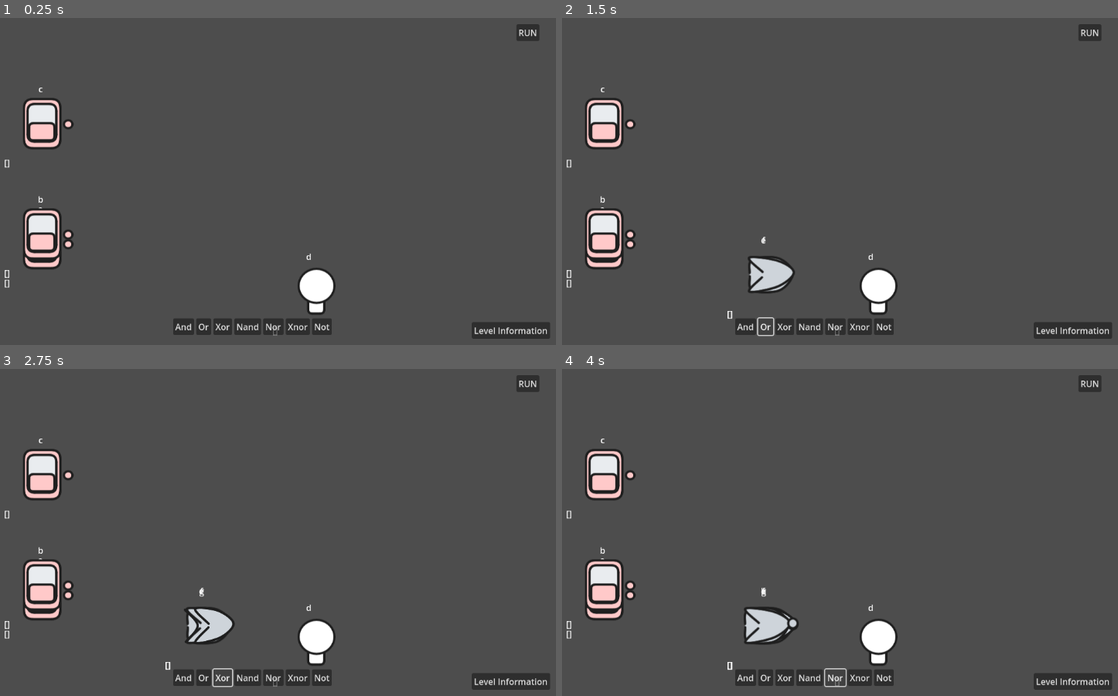
Above: before the commit, frames 1-4 (two rows, left to right).
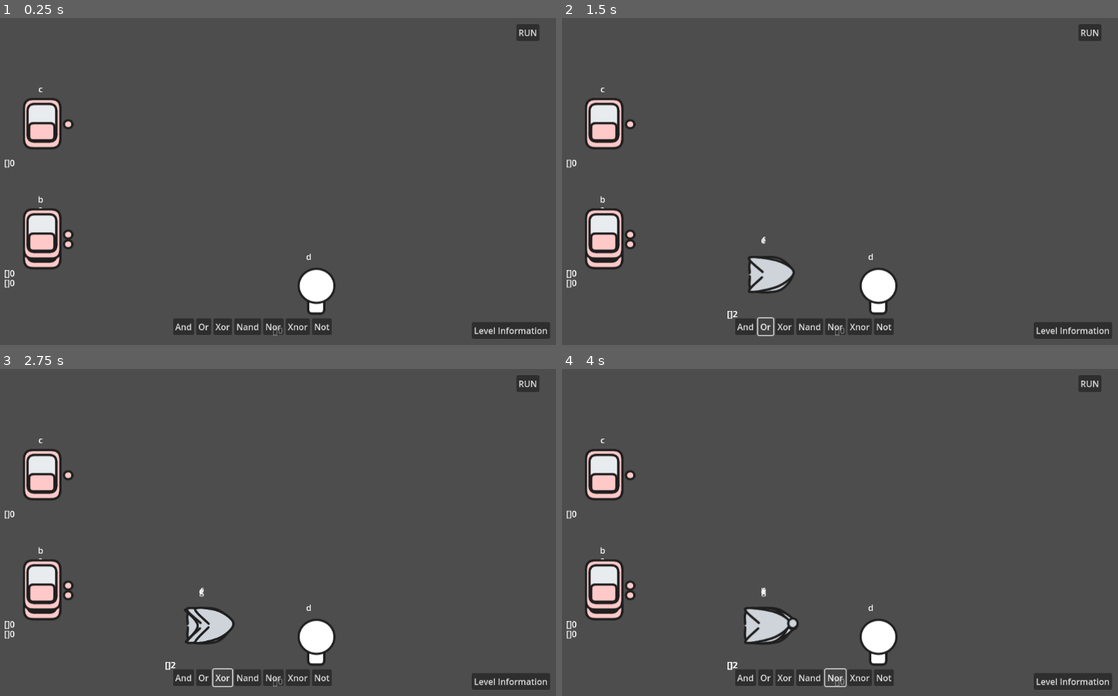
Above: after the commit, the same moments.

Repository: sininen-blue/logic-gate-tesseract
Game: Godot game, scene res://simulation/simulation.tscn
The game is run twice, just before and just after one commit, with the same random seed, the same clock (stepped at 60 frames per second) and the same inputs. This scene is started directly instead of the project's main scene.
Inputs:
- Up to frame 1 (0.25 s): no input
- Up to frame 2 (1.5 s): click "And" at 0.5 s; click "Or" at 1.25 s
- Up to frame 3 (2.75 s): click "Xor" at 2 s
- Up to frame 4 (4 s): click "Nand" at 2.75 s; click "Nor" at 3.5 s

The runs differ from the first frame. In frame 1, less than 0.1% of the frame differs, in the area x 1-51%, y 43-97%; in frame 2, less than 0.1%; in frame 3, less than 0.1%; in frame 4, less than 0.1%.

Commit message:
connection limits in place

Diff:
--- a/simulation/gate.gd
+++ b/simulation/gate.gd
@@ -7,6 +7,8 @@
 		value = new_value
 		handle_textures(gate_type)
 var connections : Array[Connection]
+var input_connections : Array[Connection]
+var input_max : int = 2
 var gate_name : String
 
 @onready var start_label: Label = $StartLabel
@@ -16,30 +18,54 @@
 @onready var output_area: Area2D = $OutputArea
 
 func _ready() -> void:
-	value = 2
 	if self.gate_type == 'start' or self.gate_type == 'end':
 		value = 0
+	else:
+		value = 2
+
+	if self.gate_type == "not" or self.gate_type == "end":
+		input_max = 1
 
 	start_label.text = gate_name
 
 func _process(_delta: float) -> void:
-	handle_value() ## TODO: probably signal this shit since setget doesn't work
-	$TestingLabel.text = str(connections)
+	$TestingLabel.text = str(input_connections, value)
+
+func is_input(connection : Connection) -> bool:
+	return connection.input == self
 
 func handle_value() -> void:
-	## NOTE: handle the one inputs here (not and end)
-
-	if len(connections) < 2:
+	input_connections = connections.filter(is_input)
+	if self.gate_type == "start" or self.gate_type == "end":
 		return
 
-	var input_one : int = connections[0].output.value
-	var input_two : int = connections[1].output.value
-	match gate_type:
-		"and":
-			self.value = input_one and input_two
-		"or":
-			self.value = input_one or input_two
-			## TODO: do the rest
+	if len(input_connections) < input_max:
+		self.value = 2
+		return
+
+	var input_one : int = input_connections[0].output.value
+	if input_max == 1:
+		match gate_type:
+			"not":
+				self.value = !value
+			"end":
+				self.value = value
+	if input_max == 2:
+		var input_two : int = input_connections[1].output.value
+		match gate_type:
+			"and":
+				self.value = input_one and input_two
+			"or":
+				self.value = input_one or input_two
+			"xor":
+				self.value = input_one ^ input_two
+			"nand":
+				self.value = !(input_one and input_two)
+			"nor":
+				self.value = !(input_one or input_two)
+			"xnor":
+				self.value = !(input_one ^ input_two)
+
 
 func handle_textures(type : String) -> void:
 	if value == 0: # false
--- a/simulation/simulation-manager.gd
+++ b/simulation/simulation-manager.gd
@@ -9,6 +9,7 @@
 var state : int = IDLE
 
 var all_gates : Array[Gate]
+var active_gates : Array[Gate]
 
 @export var GATE_SCENE : PackedScene
 @export var LEVEL : JSON
@@ -34,37 +35,48 @@
 
 	for gate in all_gates:
 		if gate not in children:
-			children.erase(gate)
-
-	## BUG: tokens should be removed if gate is deleted
-
-	## NOTE: so this system will collect all the connections from a gate
-	## that has the right amount of connections
-	## like an and gate that has two connections
-	## then it'll generate connection[0].output self.gate_name connection[1].output
-	## will need TODO: value generation for each gate
-
-	## BUG: isn't run when connections are made
-	var tokens : Array[Connection]
+			all_gates.erase(gate)
+			active_gates.erase(gate)
+
 	for gate in all_gates:
-		if (is_instance_valid(gate) and
-			gate.gate_type != "start" and
-			gate.value != 2 and
-			gate.connections.is_empty() != true):
-
-			## BUG: doesn't work with outputs/ other 1 input gates
-			## a sentence shoudl have the main gate, it's connections
-			## so basically a sentence is a gates lmao
-			print(gate.connections[0].output.gate_name,
-			gate.gate_type, ## THIS WORKS, now to put it in a datatype
-			gate.connections[1].output.gate_name)
-
-			for connection in gate.connections:
-				if connection not in tokens:
-					tokens.append(connection)
-
-	print(tokens, "\n")
-
+		if len(gate.input_connections) == gate.input_max and gate not in active_gates:
+			active_gates.append(gate)
+		if len(gate.input_connections) < gate.input_max and gate in active_gates:
+			active_gates.erase(gate)
+
+	#print(active_gates)
+	### BUG: tokens should be removed if gate is deleted
+	#
+	### NOTE: so this system will collect all the connections from a gate
+	### that has the right amount of connections
+	### like an and gate that has two connections
+	### then it'll generate connection[0].output self.gate_name connection[1].output
+	### will need TODO: value generation for each gate
+	#
+	### BUG: isn't run when connections are made
+	#var tokens : Array[Gate]
+	#for gate in all_gates:
+		#if (is_instance_valid(gate) and
+			#gate.gate_type != "start" and
+			#gate.value != 2 and
+			#gate.connections.is_empty() != true):
+			#
+			### BUG: doesn't work with outputs/ other 1 input gates
+			### a sentence shoudl have the main gate, it's connections
+			### so basically a sentence is a gates lmao
+			#
+			#tokens.append(gate)
+	#
+	#for gate in tokens:
+		#print(gate.connections)
+		#if len(gate.connections) == 2:
+			#print(gate.connections[0].output.gate_name,
+				#gate.gate_type, ## THIS WORKS, now to put it in a datatype
+				#gate.connections[1].output.gate_name)
+		#elif len(gate.connections) == 1:
+			#print(gate.gate_type, ## THIS WORKS, now to put it in a datatype
+				#gate.connections[0].output.gate_name)
+	#
 
 
 func _ready() -> void:
@@ -134,7 +146,9 @@
 		if area.is_in_group("connections"):
 			var connection : Connection = area.get_parent()
 			connection.input.connections.erase(connection)
+			connection.input.handle_value()
 			connection.output.connections.erase(connection)
+			connection.output.handle_value()
 			remove_child(connection)
 			return
 		if area.is_in_group("gates"):
@@ -149,8 +163,10 @@
 
 		if connection.input == gate: # left side of gate
 			connection.output.connections.erase(connection)
+			connection.output.handle_value()
 		if connection.output == gate:
 			connection.input.connections.erase(connection)
+			connection.input.handle_value()
 
 
 ## Processes
@@ -198,7 +214,7 @@
 			tween.set_ease(Tween.EASE_OUT)
 			tween.set_trans(Tween.TRANS_QUART)
 			tween.tween_property(
-				camera, "global_position", camera.global_position + mouse_vector, 0.1
+				camera, "global_position", camera.global_position + mouse_vector, 0.05
 			)
 
 			if Input.is_action_just_released("left_click"):
@@ -233,8 +249,14 @@
 
 
 func complete_connection() -> void:
+	# limits connection inputs
+	if len(temp_connection.input.input_connections) >= temp_connection.input.input_max:
+		return
+
+	temp_connection.output.connections.append(temp_connection)
 	temp_connection.input.connections.append(temp_connection)
-	temp_connection.output.connections.append(temp_connection)
+	temp_connection.output.handle_value()
+	temp_connection.input.handle_value()
 	add_child(temp_connection)
 	temp_connection = null
 
